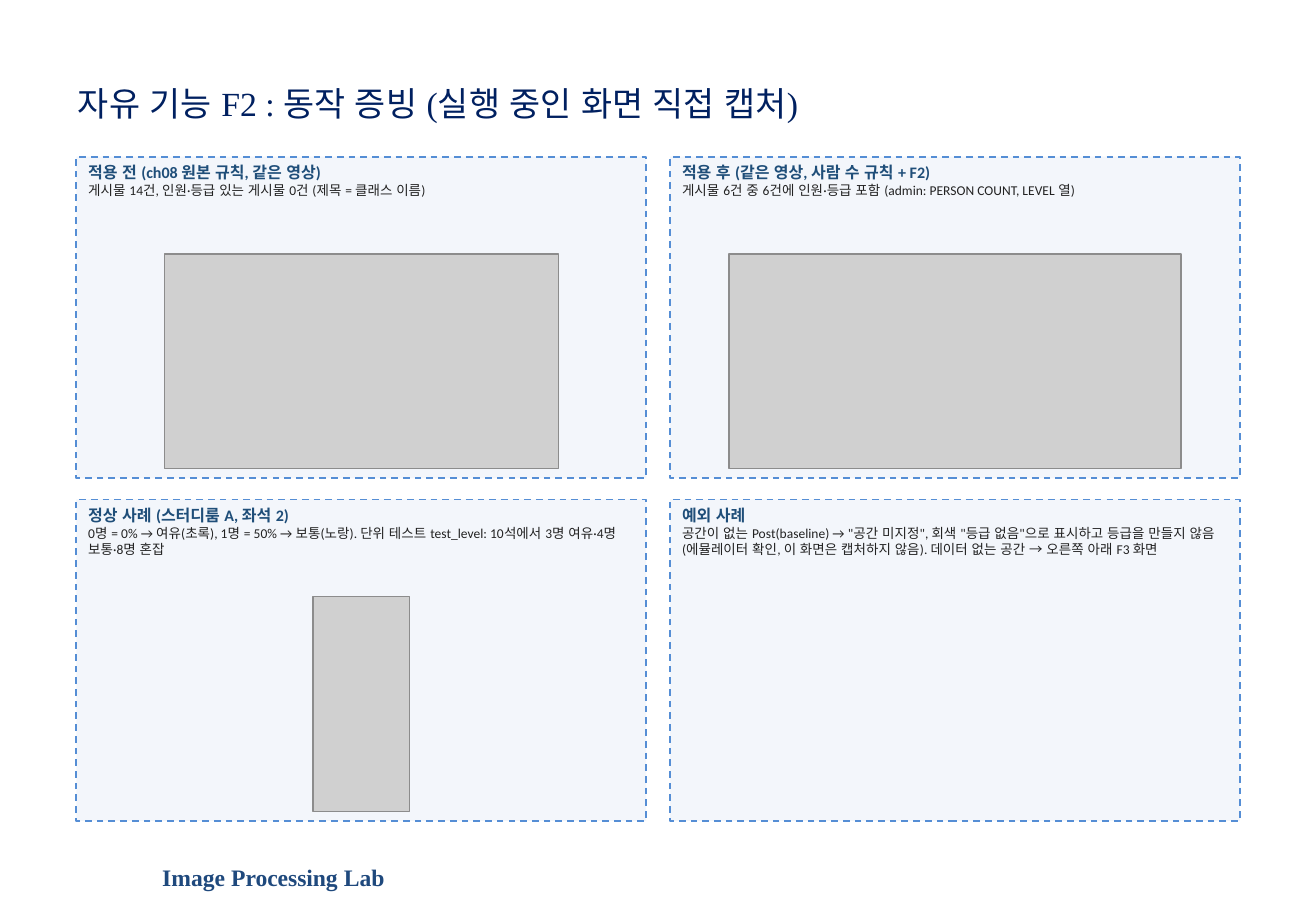
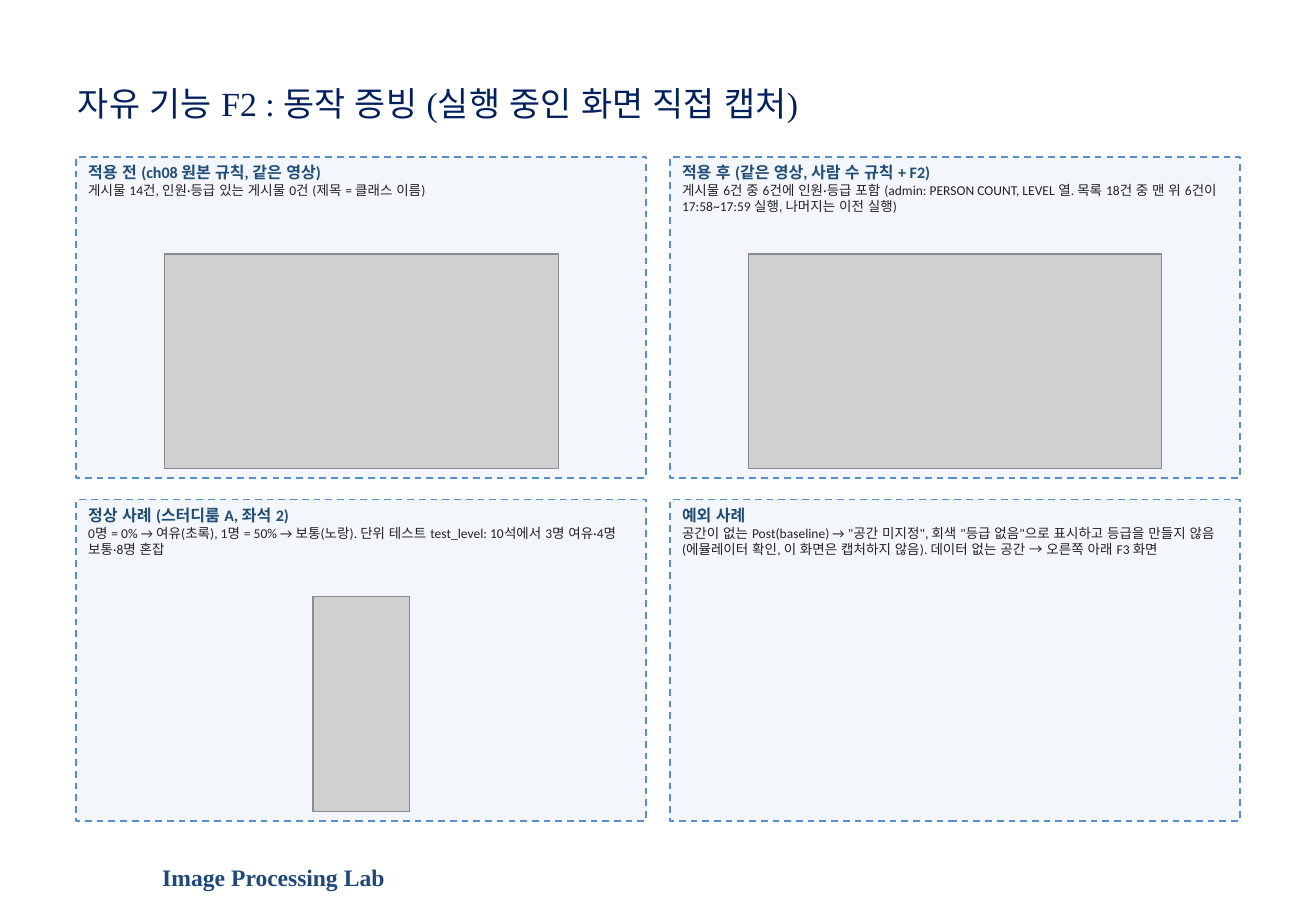
Before and after one commit to 0733-Y/mobile-web-finalterm, a slide deck: slide 16 of FinalTerm 보고서.pptx. Drawn at 1316x911 pixels with LibreOffice and Linux fonts; fonts in the diff are those of the drawing; grey boxes stand for pictures; background and template pictures are left out. Boxes give left, top, right and bottom in pixels: in the first picture for what was removed or moved away, otherwise in the second. Text is boxed around its words. In the diff, an @@ line names an element or a change of style, - is before the commit and + after.

```diff
--- a/FinalTerm 보고서.pptx
+++ b/FinalTerm 보고서.pptx
@@ text in rectangle at [682, 184, 1217, 213]: text changed @@
-게시물 6건 중 6건에 인원·등급 포함 (admin: PERSON COUNT, LEVEL 열)
+게시물 6건 중 6건에 인원·등급 포함 (admin: PERSON COUNT, LEVEL 열. 목록 18건 중 맨 위 6건이 17:58~17:59 실행, 나머지는 이전 실행)
@@ picture: place and size @@
-picture at [729, 254, 1181, 469]
+picture at [749, 254, 1162, 469]
```
Also in this commit, not shown: 3 other slides changed.
